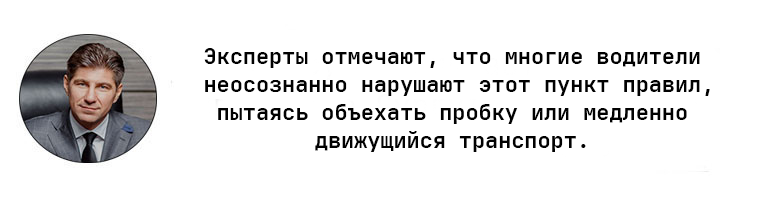
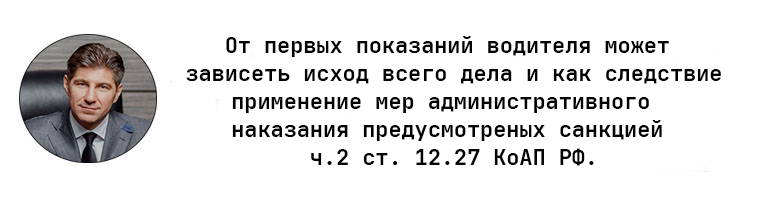
Layers edited between the first and the second 768×200 image:
renamed "Эксперты отмечают, что многие водители неосознанно нарушают э" to "От первых показаний водителя может зависеть исход всего дела", painted on it over left=186, top=36, right=721, bottom=166
